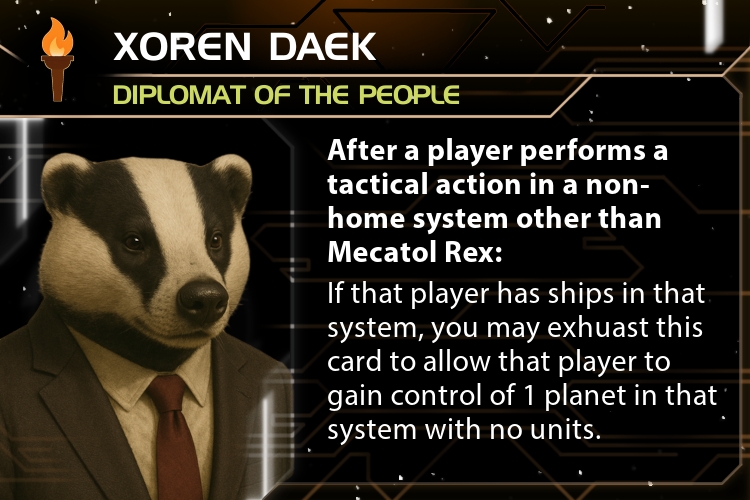
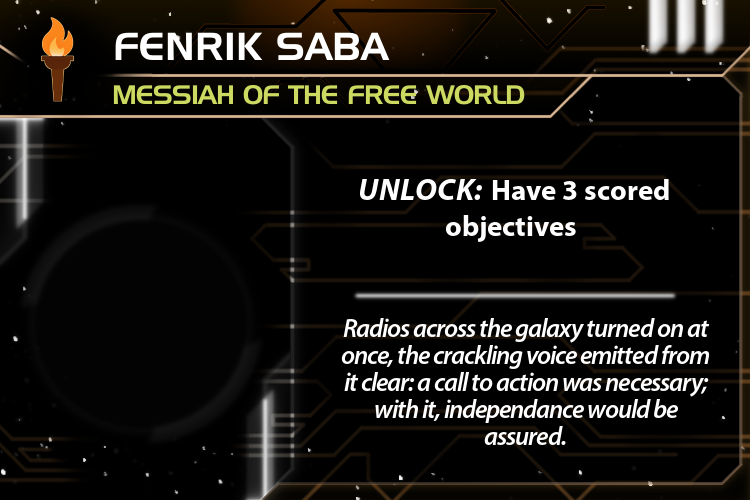
Comparing the layer stacks of the two 750 x 500 images. Changes:
hid group "Agent" (8 layers) over (x1=113, y1=0, x2=717, y2=446)
showed group "Hero" (13 layers) over (x1=113, y1=0, x2=717, y2=445)
showed group "Hero L" (7 layers) over (x1=113, y1=0, x2=717, y2=445)
hid group "Leader Potrait" (12 layers) over (x1=0, y1=152, x2=296, y2=500)